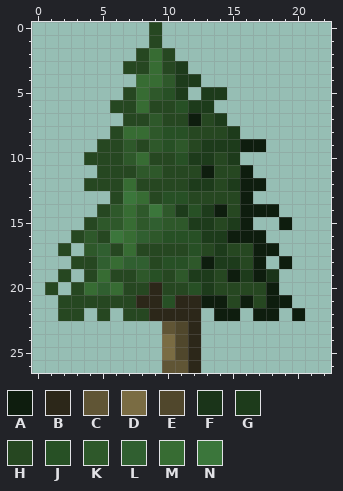
Two states of a pixel-art sprite, gfx/bigtree/bigtree-5.png. That is the earlier state.
The file is 23x27 pixels. Colours within 5 levels of each other are drawn and written as one.
Palette (. is transparent): A #0e1d0e  B #2c2719  C #605535  D #7a6c43  E #50472c  F #1a3419  G #1d3b1b  H #264721  J #275025  K #2e582a  L #305f30  M #376c33  N #3b763b
Pixels before, first column x 1:
 0 ........H...........
 1 ........H...........
 2 .......HMH..........
 3 ......HHMHG.........
 4 .......MMKGG........
 5 ......HMKJG.GG......
 6 .....HHMHHJGG.......
 7 ......HHKHHAHG......
 8 .....HMMKJJHHHG.....
 9 ....HHKHKJKHGGGAA...
10 ...HHHKMHHJGGHG.....
11 ....HHHKKHHHAHHA....
12 ...HHHMHHHHGGHGAA...
13 .....HNMHJJHHHHA....
14 ....HKMKNKGJGAHAAA..
15 ...HKKMKLKKGGHGA..A.
16 ..HKHNMLKJJJGGAAA...
17 .H.KLHMHHHHJHGHHAA..
18 ..HHLMLLHJJKAGGHA.A.
19 .H.HMHHKJHKGGHAGAF..
20 H.HMLMHHBHHJGHHHHA..
21 .HHHHHHBBJBBAAHAHAA.
22 .HH.H.HHBBBB.AA.AA.A
23 .........CEB........
24 .........DEB........
25 .........DEB........
26 .........CCB........
After the commit:
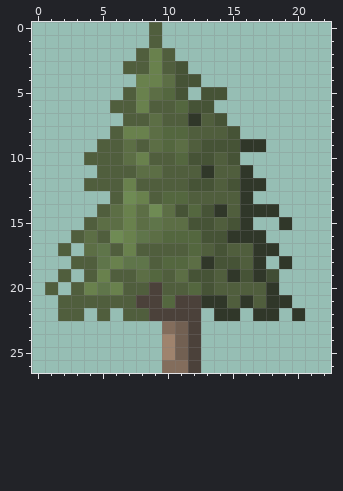
The edit:
colour A: #0e1d0e -> #303729
colour B: #2c2719 -> #4b413a
colour C: #605535 -> #836d5c
colour D: #7a6c43 -> #9f836d
colour E: #50472c -> #726052
colour F: #1a3419 -> #414d34
colour G: #1d3b1b -> #465336
colour H: #264721 -> #505e3d
colour J: #275025 -> #54673f
colour K: #2e582a -> #5c6e45
colour L: #305f30 -> #5f754a
colour M: #376c33 -> #69814d
colour N: #3b763b -> #6f8b54
Boxes around the changes in both pictures, in picture pixels (x1, y1, x2, y2):
changed: (45, 22, 305, 373)
